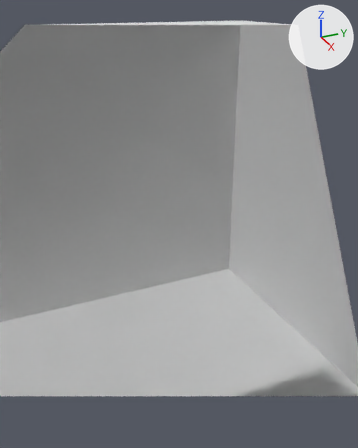
The COLLADA model Game/level1.dae as it was, and as the next commit left it.
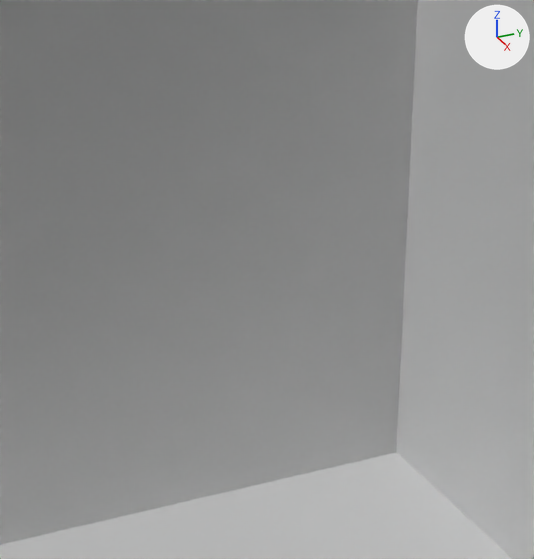
There are two pictures of each version: one from a 50 mm lens placed at (-5.11, 7.09, 3.22), pointed at (-9.42, 9.02, 1.07), one close up on the part from 9% to 83% of the width and 10% to 72% of the height. The axes (+X, +Y, +Z) are drawn at upper right. The lights are the same throughout. Everything nearer to the camera than a plane just in front of the edit is cut away. Where no turn or scale is listed for an object, it has been applied to the vertices.

Names of what the first close-up shows: 'backWall', 'floor', 'rightWall'.
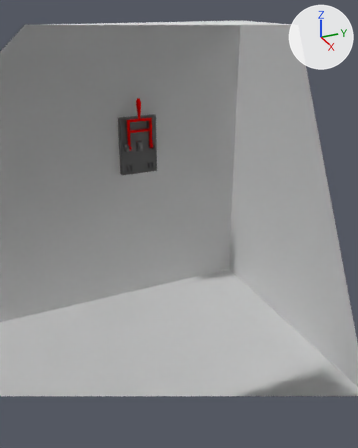
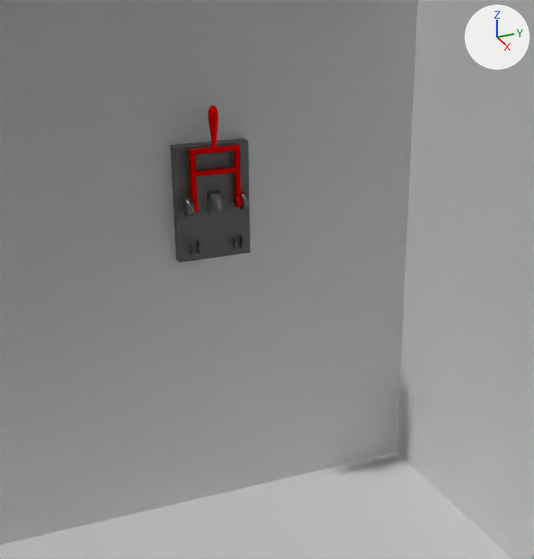
Commit message: added working lever

Patch to the scene script:
```diff
--- a/Game/level1.dae.py
+++ b/Game/level1.dae.py
@@ mat_lever @@
+mat_lever = principled_material('Lever')
+mat_lever.base_color = (0.8, 0.000901, 0.0)  # red #e70300
+mat_lever.metallic = 1.0
@@ me_cylinder_003 @@
+me_cylinder_003.from_pydata(...)  # 264 vertices, 510 faces; spans x -0.028..0.031, y -0.238..0.028, z -0.029..0.497
+me_cylinder_003.materials.append(mat_lever)  # red #e70300
@@ me_cube_010 @@
+me_cube_010.from_pydata(...)  # 212 vertices, 362 faces; spans x -0.039..0.114, y -0.199..0.199, z -0.302..0.302
+me_cube_010.materials.append(mat_dark_metal)  # dark grey #6e6e6e
@@ ob_handle @@
+ob_handle = bpy.data.objects.new('Handle', me_cylinder_003)
+ob_handle.location = (-9.903, 8.902, 1.8)
@@ ob_lever @@
+ob_lever = bpy.data.objects.new('Lever', me_cube_010)
+ob_lever.location = (-9.97, 8.797, 1.8)
```

What differs and where, as boxes (x1, y1, x2, y2) in the close-ups (534 x 559 px):
'Lever', added: after (170, 138, 251, 262)
'Handle', added (red): after (189, 106, 242, 212)
